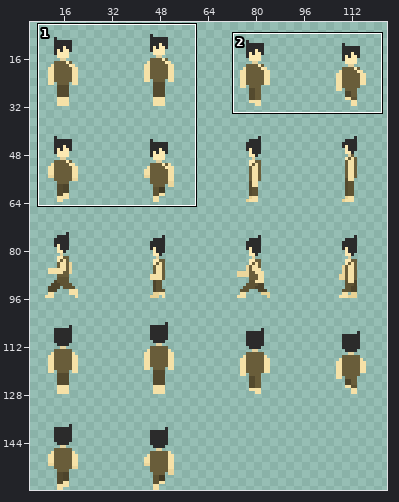
Pixel-art file -- player/player_sprite.ase. Above: a wide view before the commit, with the close-up outlined.
Close-up. Before the edit:
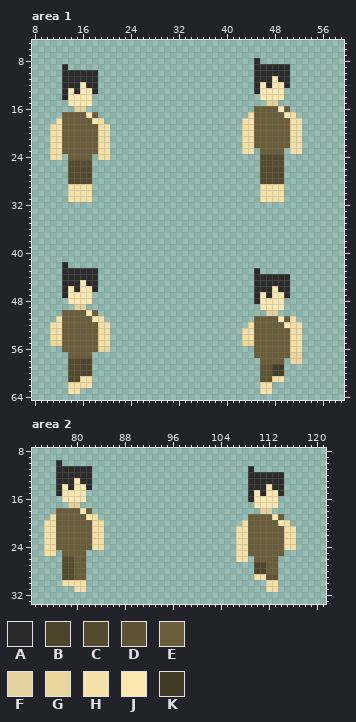
128x160 pixels, 1 frame. Colours within 5 levels of each other are drawn and written as one. Shown: area 1: x 8..59, y 5..64; area 2: x 73..121, y 8..33. The wide view leaves out empty margins. The commit also changed other parts of the picture, which this record leaves out.
Palette (. is transparent): A #2b2b2b  B #4d442b  C #544a2e  D #5e5333  E #695d3a  F #e3d19e  G #ebd69c  H #f5e1a7  J #fce9b2  K #423b26
And afterwards:
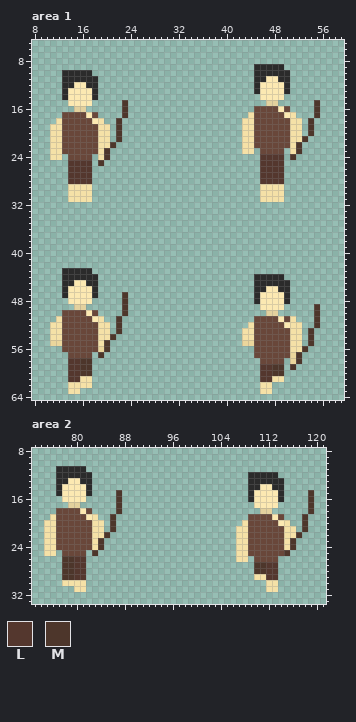
Colours new in this view: L #54372e  M #4d362b
Changes in this commit:
layer "colored_player" now hidden
layer "colored_villager_hunter" now shown
colour E: #695d3a -> #69473a
Changed rows in their new state; - is a pixel that keeps its letter.
Area 1:
first column x 13:
 8 --------------------------------.----------
 9 .------------------------------------.-----
10 -----.-------------------------------------
11 ----------------------------------J--------
12 --J-------------------------------J--------
13 --J----------------------------------A-----
14 -----A-------------------------------------
15 ----------M-------------------------------M
16 ----------M-------------------------------M
17 ----------M-------------------------------M
18 ---------M-------------------------------M-
19 ---------M-------------------------------M-
20 ---------M-------------------------------M-
21 ---------M------------------------------M--
22 --------M------------------------------M---
23 -------M-------------------------------M---
24 -------M-------------------------LLLL-M----
25 -LLLL-M--------------------------LLLL------
26 -LLLL----------------------------LLLL------
27 -LLLL----------------------------LLLL------
28 -LLLL----------------------------LLLL------
first column x 13:
42 .------------------------------------------
43 -----.--------------------------.----------
44 -------------------------------------.-----
45 --J----------------------------------------
46 --J-------------------------------J--------
47 -----A----M-----------------------J--------
48 ----------M--------------------------A-----
49 ----------M-------------------------------M
50 ----------M-------------------------------M
51 ---------M--------------------------------M
52 ---------M--------------------------------M
53 ---------M-------------------------------M-
54 --------M--------------------------------M-
55 -------M---------------------------------M-
56 -------M--------------------------------M--
57 ------M--------------------------------M---
58 -LLMM----------------------------------M---
59 -LLMM----------------------------LLMM-M----
60 -LLMM----------------------------LLMM------
61 -LL------------------------------LL--------
Area 2:
first column x 77:
10 .------------------------------------------
11 -----.--------------------------.----------
12 -------------------------------------.-----
13 --J----------------------------------------
14 --J-------------------------------J--------
15 -----A----M-----------------------J-------M
16 ----------M--------------------------A----M
17 ----------M-------------------------------M
18 ----------M-------------------------------M
19 ---------M-------------------------------M-
20 ---------M-------------------------------M-
21 ---------M-------------------------------M-
22 --------M-------------------------------M--
23 -------M-------------------------------M---
24 -------M-------------------------------M---
25 ------M-------------------------------M----
26 -MMLL--------------------------------------
27 -MMLL----------------------------MMLL------
28 -MMLL----------------------------MMLL------
29 -MMLL------------------------------LL------
